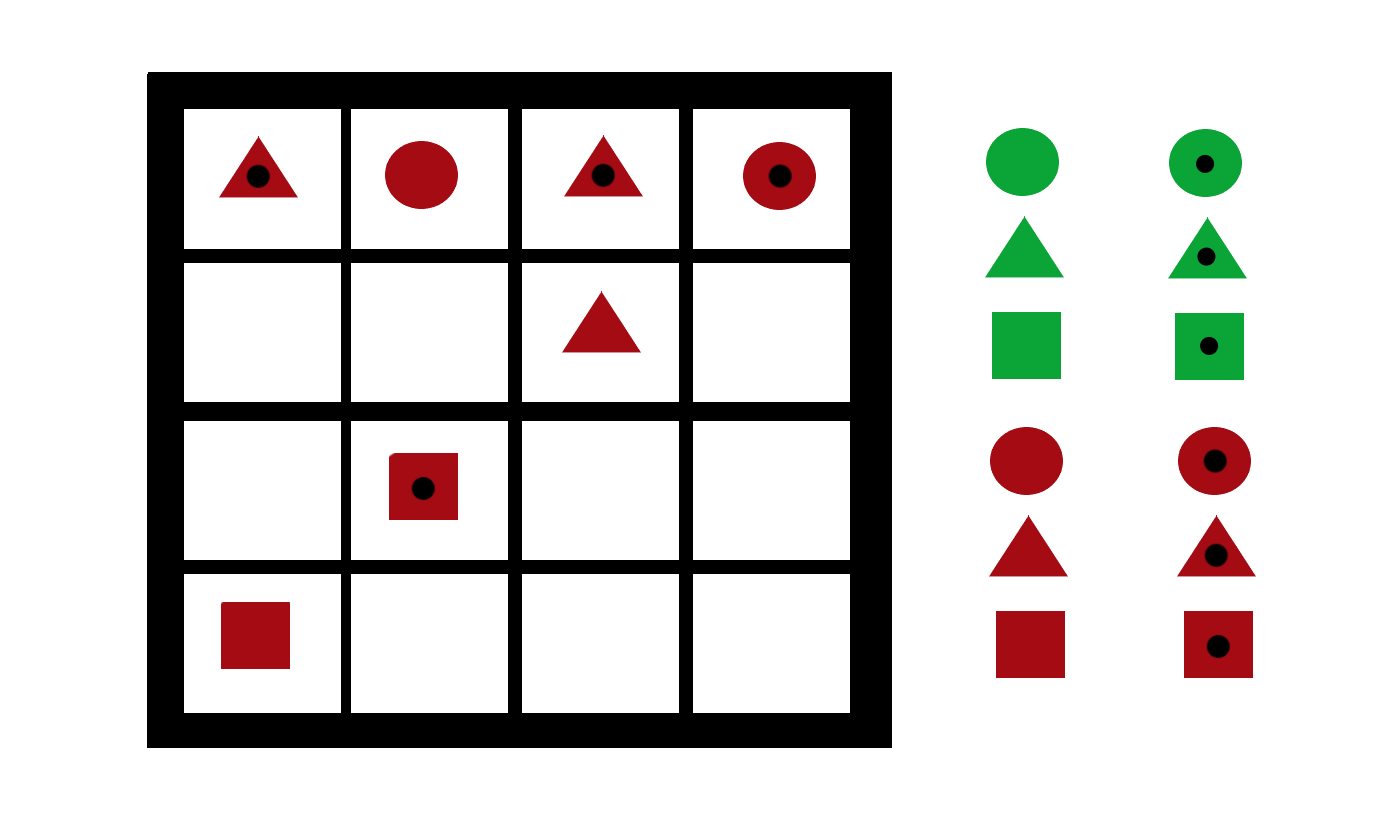
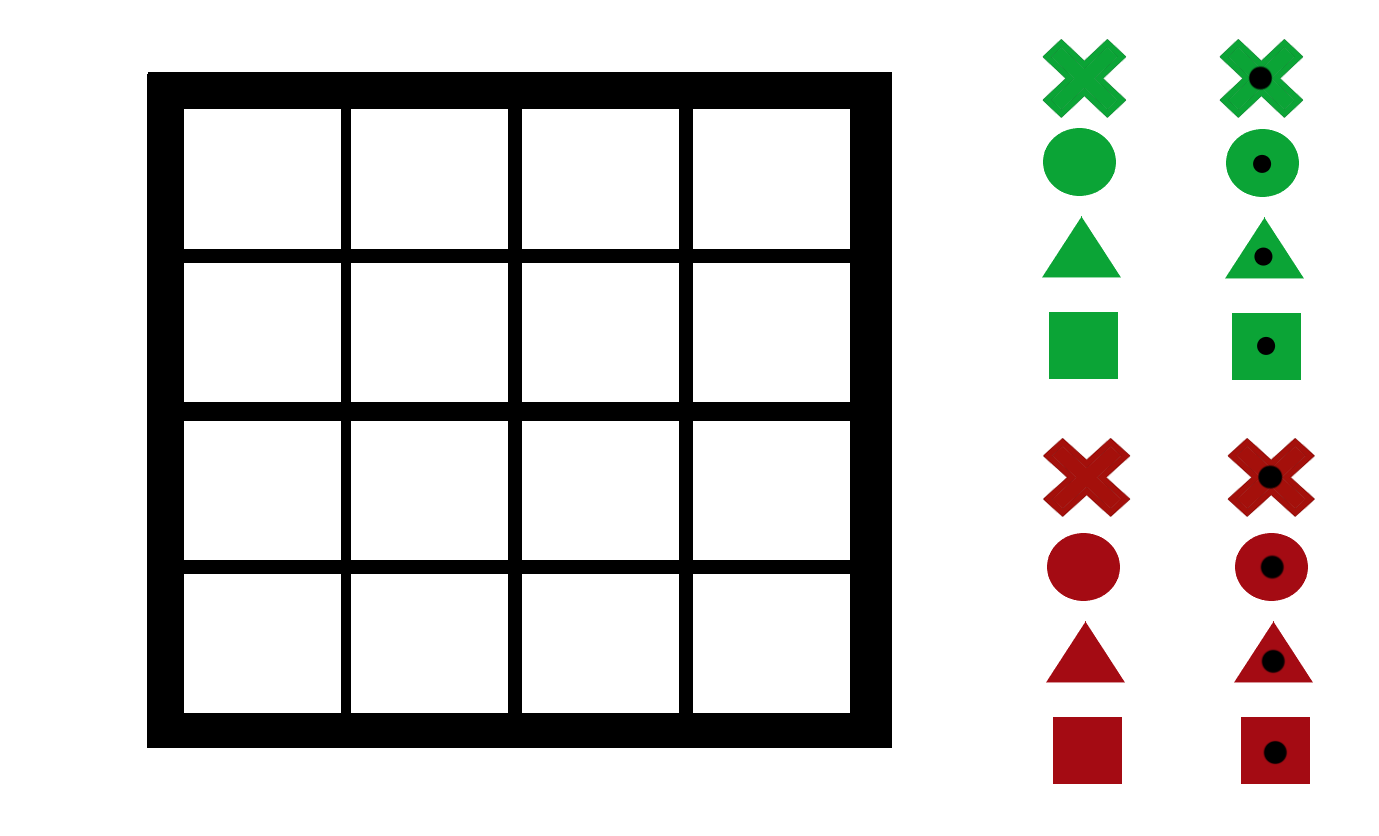
Revision of a layered w=1379, h=836 image; what changed, layer by layer:
removed layer "combined" over 219, 63, 1315, 758
added layer "board copy" above "board" over 219, 39, 1315, 784
hid "colors in row" over 219, 135, 816, 669
hid "dots in row" over 219, 135, 816, 669
hid "shapes in row" over 219, 135, 816, 669
hid "rules" over 219, 39, 1315, 784
